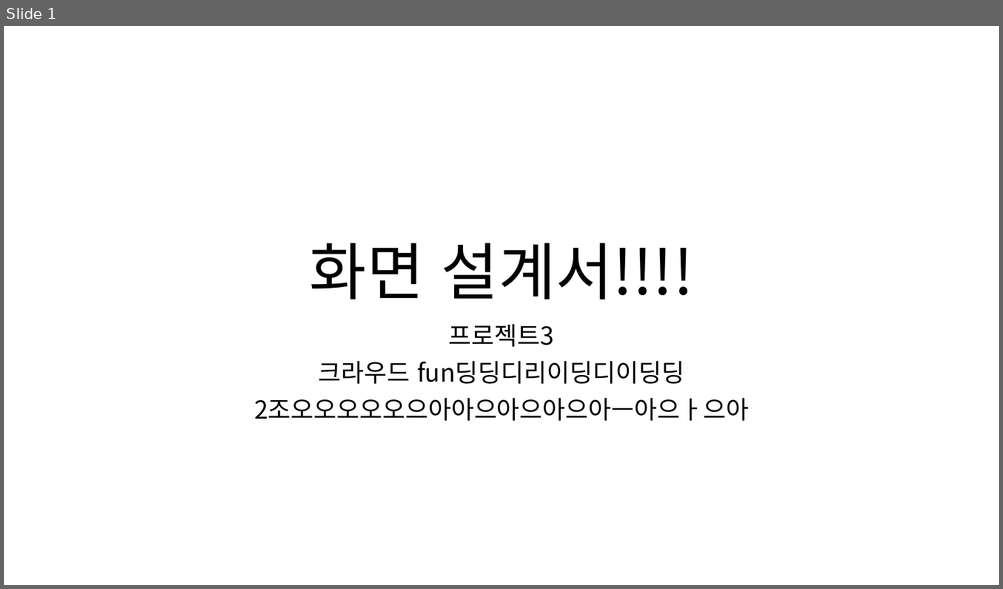
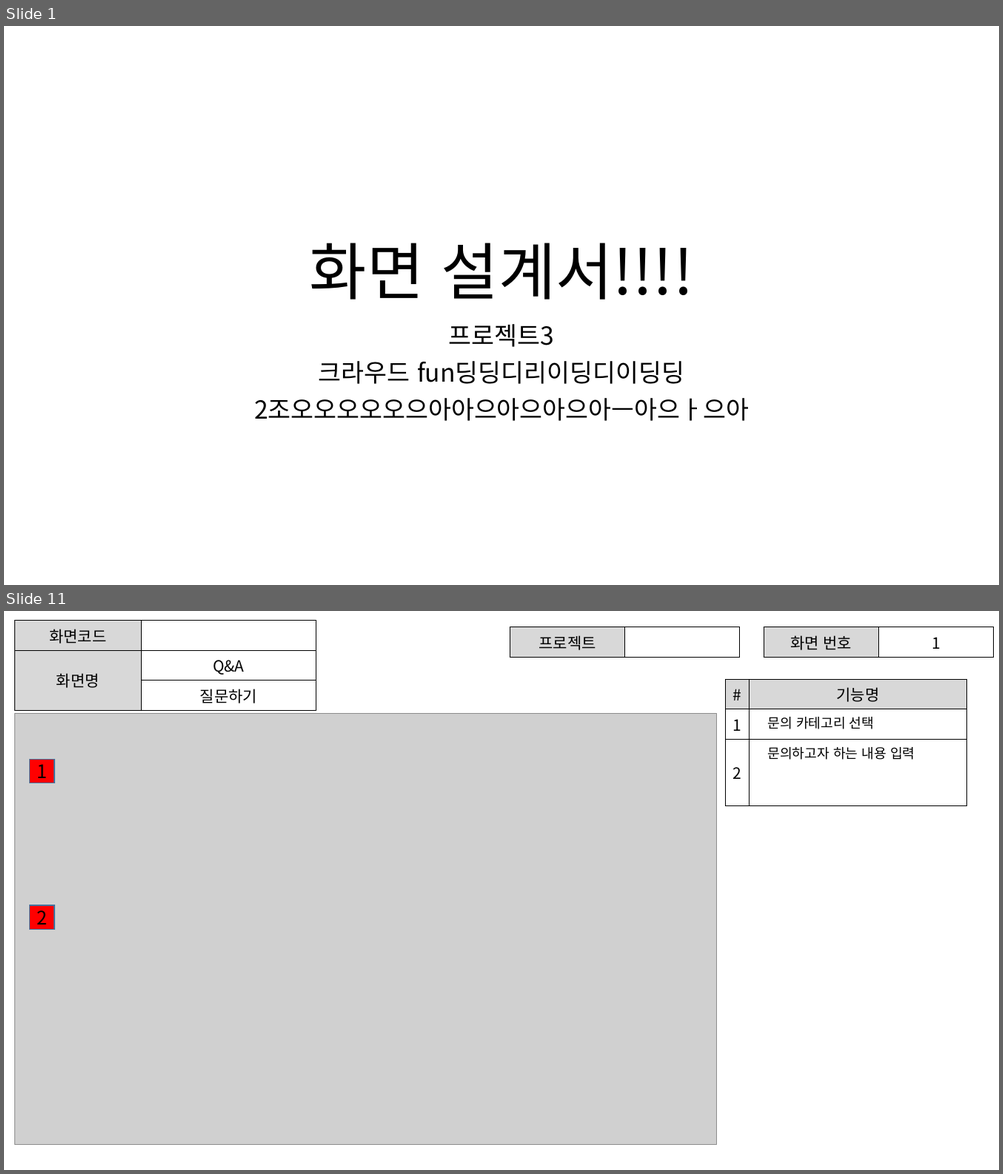
Before and after one commit to ezenteam2/RentalEquip, a slide deck: 0 발표용 파워포인트/0313 2차발표/0313 project04 - 파워포인트 - 형준.pptx. Shown one above the other, each under a label of ours: slide 1 before the commit, slides 1 and 11 after it; the slides between them are not shown. The pictures are 1003x589 and 1003x1174 pixels, drawn with LibreOffice and Linux fonts; fonts in the diff are those of the drawing; grey boxes stand for pictures. Boxes give left, top, right and bottom in pixels: in the first picture for what was removed or moved away, otherwise in the second. Text is boxed around its words. In the diff, an @@ line names an element or a change of style, - is before the commit and + after.

```diff
--- a/0 발표용 파워포인트/0313 2차발표/0313 project04 - 파워포인트 - 형준.pptx
+++ b/0 발표용 파워포인트/0313 2차발표/0313 project04 - 파워포인트 - 형준.pptx
@@ slide 11 added at (x1=4, y1=611, x2=999, y2=1170), background #FFFFFF @@
@@ table added at (x1=14, y1=621, x2=316, y2=706), 3 rows, 2 columns @@
+화면코드 | 
+화면명 | Q&A
+ | 질문하기
@@ table added at (x1=510, y1=627, x2=740, y2=653), 1 rows, 2 columns @@
+프로젝트 | 
@@ table added at (x1=763, y1=627, x2=993, y2=653), 1 rows, 2 columns @@
+화면 번호 | 1
@@ table added at (x1=726, y1=680, x2=967, y2=799), 3 rows, 2 columns @@
+# | 기능명
+1 | 문의 카테고리 선택
+2 | 문의하고자 하는 내용 입력
@@ picture added at (x1=14, y1=714, x2=717, y2=1145) @@
@@ rectangle added at (x1=30, y1=760, x2=55, y2=783), fill #FF0000, outline #43739E 1 pt, 18 pt, text #000000 @@
+1
@@ rectangle added at (x1=30, y1=906, x2=55, y2=930), fill #FF0000, outline #43739E 1 pt, 18 pt, text #000000 @@
+2
```
Also in this commit, not shown: 15 other slides added.
